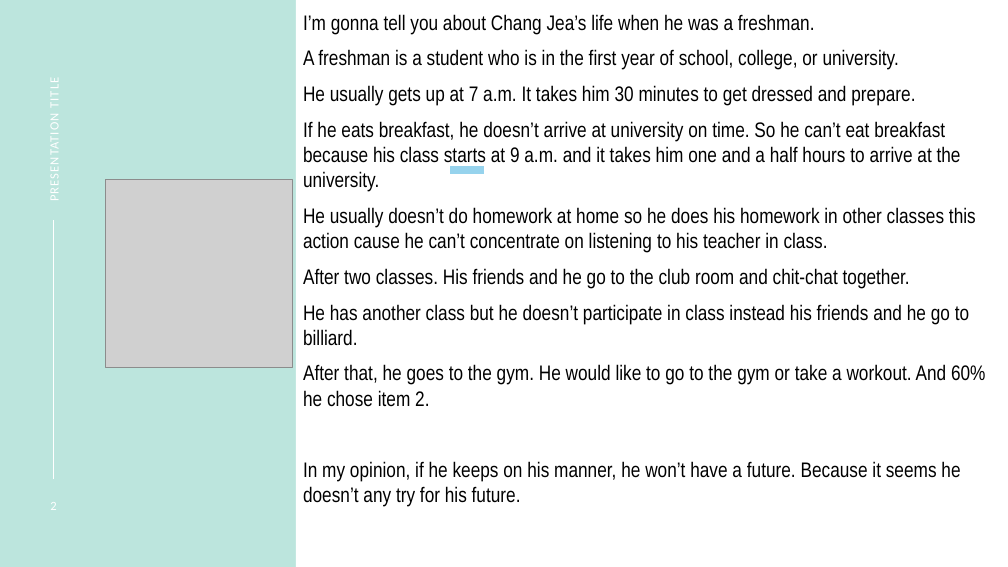
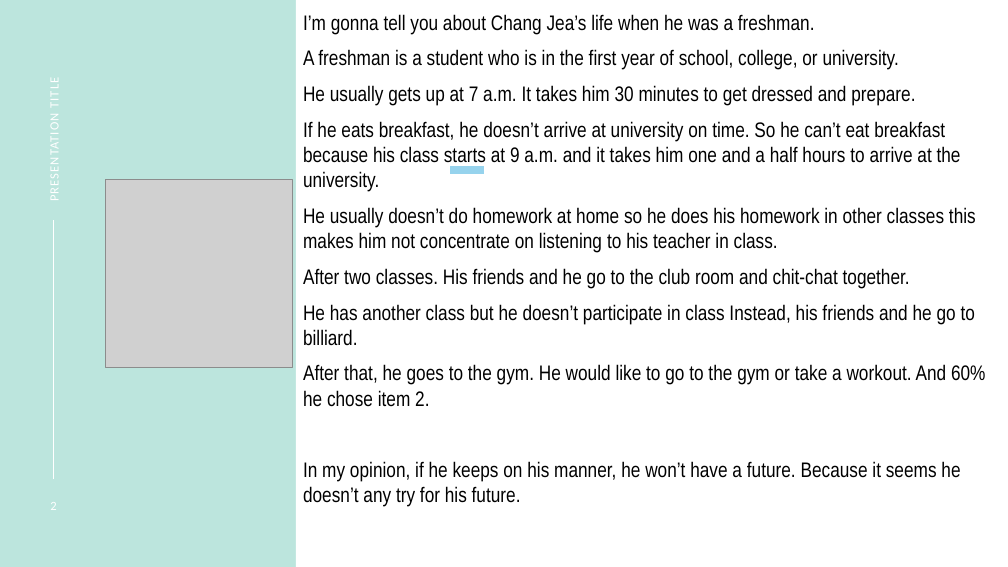
Before and after one commit to mahdimnkh81/Lectures, a slide deck: slide 2 of A Day in life of a freshman.pptx. Drawn at 1008x567 pixels with LibreOffice and Linux fonts; fonts in the diff are those of the drawing; grey boxes stand for pictures. Boxes give left, top, right and bottom in pixels: in the first picture for what was removed or moved away, otherwise in the second. Text is boxed around its words. In the diff, an @@ line names an element or a change of style, - is before the commit and + after.

```diff
--- a/A Day in life of a freshman.pptx
+++ b/A Day in life of a freshman.pptx
@@ text at <box>303,207,976,253</box>: text changed @@
-He usually doesn’t do homework at home so he does his homework in other classes this action cause he can’t concentrate on listening to his teacher in class.
+He usually doesn’t do homework at home so he does his homework in other classes this makes him not concentrate on listening to his teacher in class.
@@ text at <box>303,304,975,346</box>: text changed @@
-He has another class but he doesn’t participate in class instead his friends and he go to billiard.
+He has another class but he doesn’t participate in class Instead, his friends and he go to billiard.
```
Also in this commit, not shown: 1 other slide changed, 1 other file.
